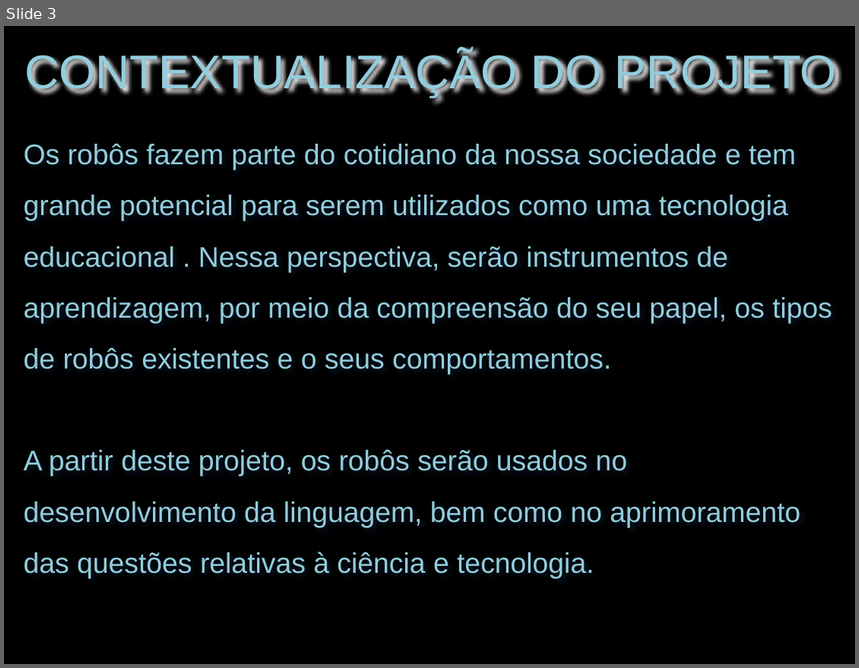
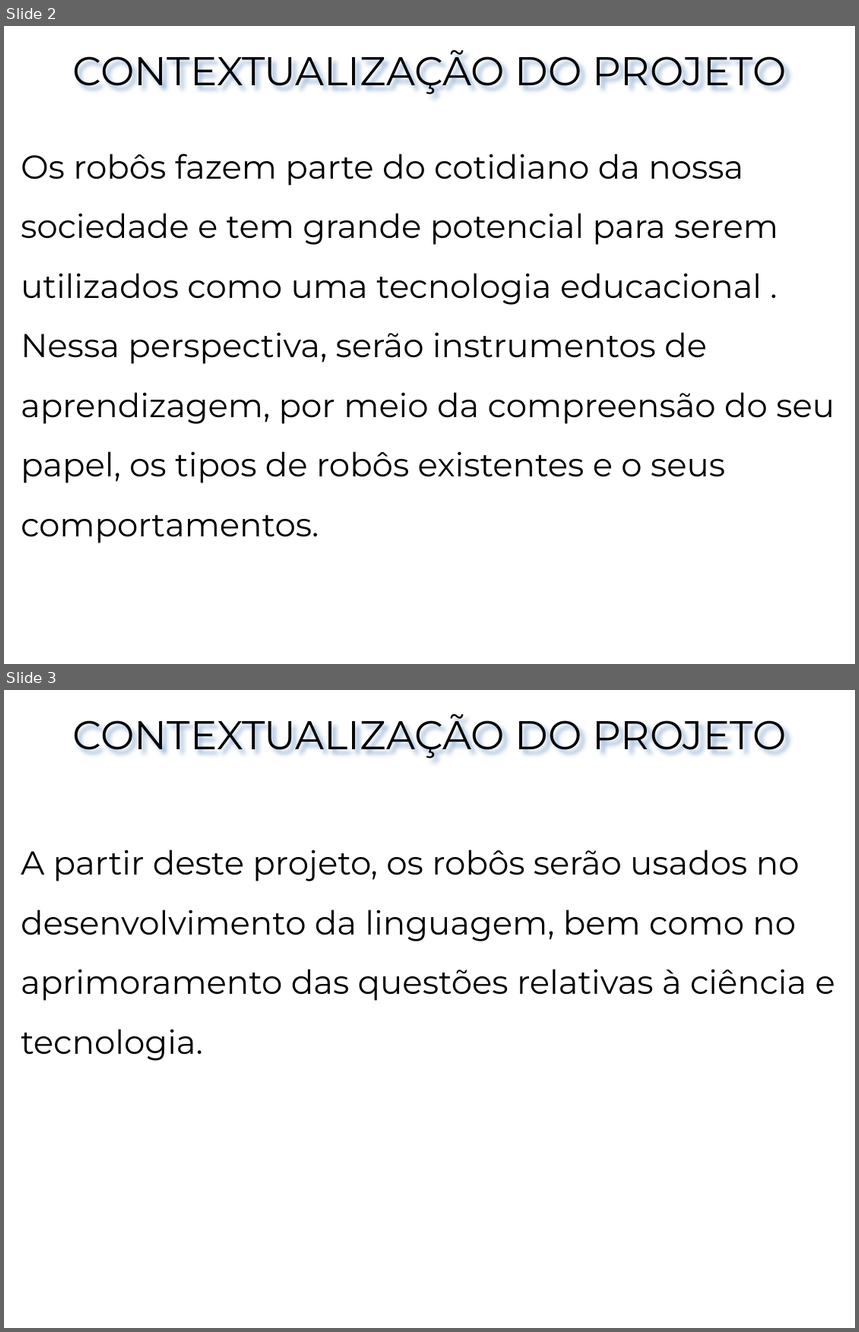
Before and after one commit to sousamaf/Air_steps, a slide deck: doc/Apresentação/1aApresentação Sta Cruz.pptx. Shown one above the other, each under a label of ours: slide 3 before the commit, slides 2 and 3 after it. The pictures are 859x668 and 859x1332 pixels, drawn with LibreOffice and Linux fonts; fonts in the diff are those of the drawing; background and template pictures are left out. Boxes give left, top, right and bottom in pixels: in the first picture for what was removed or moved away, otherwise in the second. Text is boxed around its words. In the diff, an @@ line names an element or a change of style, - is before the commit and + after.

Commit message:
Apresentação Final
Para envio

```diff
--- a/doc/Apresentação/1aApresentação Sta Cruz.pptx
+++ b/doc/Apresentação/1aApresentação Sta Cruz.pptx
@@ slide 3 added at (x1=4, y1=690, x2=855, y2=1328), background #FFFFFF @@
@@ title added at (x1=73, y1=714, x2=787, y2=758), 34 pt, text #000000 @@
+CONTEXTUALIZAÇÃO DO PROJETO
@@ text added at (x1=21, y1=850, x2=835, y2=1061), 28 pt, text #000000 @@
+A partir deste projeto, os robôs serão usados no desenvolvimento da linguagem, bem como no aprimoramento das questões relativas à ciência e tecnologia.
@@ what was slide 3 is now slide 2 @@
@@ slide 2 changed as well @@
@@ background #000000 to #FFFFFF @@
@@ title "CONTEXTUALIZAÇÃO DO PROJETO" moved from (x1=25, y1=50, x2=837, y2=97) to (x1=73, y1=50, x2=787, y2=94) @@
@@ title "CONTEXTUALIZAÇÃO DO PROJETO" at (x1=73, y1=50, x2=787, y2=94): size 40 to 34 pt, font Arial to Montserrat, text colour #93CDDD to #000000 @@
@@ text "Os robôs fazem parte do ..." moved from (x1=24, y1=144, x2=832, y2=579) to (x1=21, y1=154, x2=835, y2=544) @@
@@ text "Os robôs fazem parte do ..." at (x1=21, y1=154, x2=835, y2=544): size 24 to 28 pt, font Arial to Montserrat, text colour #93CDDD to #000000 @@
@@ text at (x1=24, y1=450, x2=800, y2=579): paragraph removed @@
-A partir deste projeto, os robôs serão usados no desenvolvimento da linguagem, bem como no aprimoramento das questões relativas à ciência e tecnologia.
```
Also in this commit, not shown: 5 other slides changed, 3 other slides added, 3 slides removed, 16 other files.
